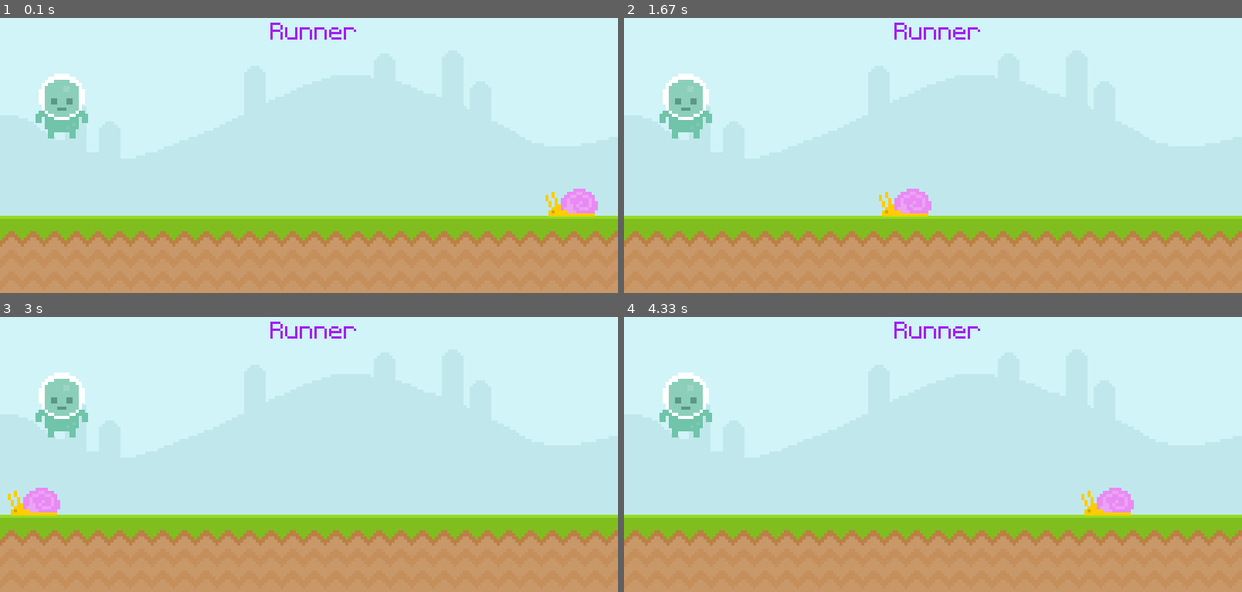
Above: before the commit, frames 1-4 (two rows, left to right).
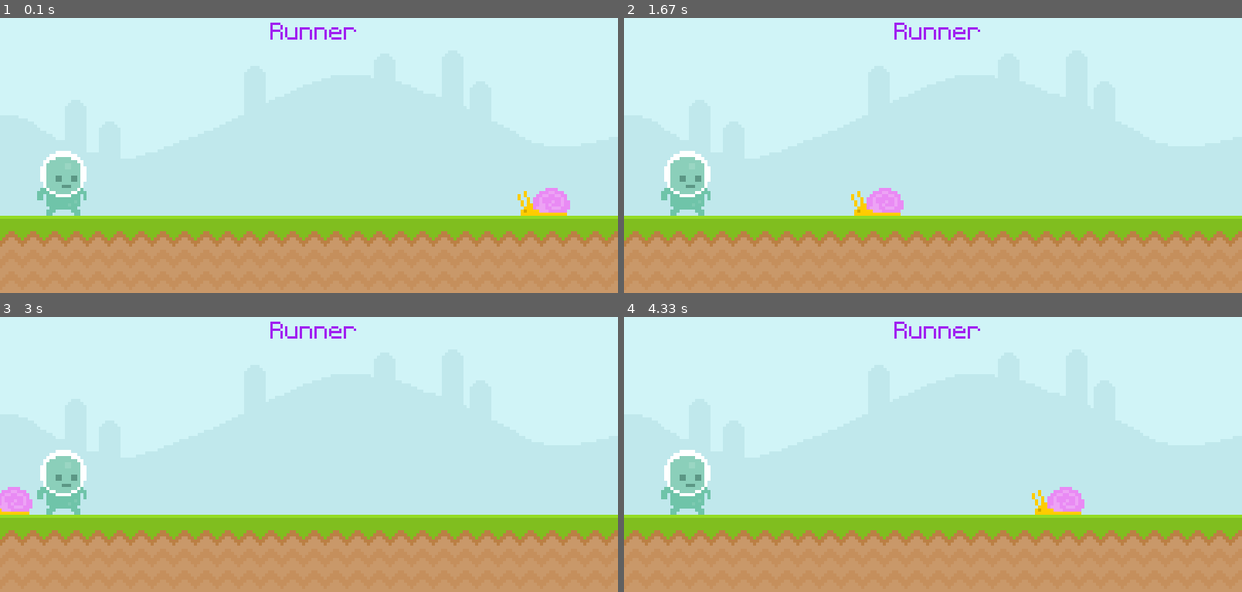
Above: after the commit, the same moments.

Repository: tarunKakani/pygame
Game: pygame game, started from runner/main.py
The game is run twice, just before and just after one commit, with the same random seed, the same clock (stepped at 60 frames per second) and the same inputs.
Inputs:
- Up to frame 1 (0.1 s): no input
- Up to frame 2 (1.67 s): no input
- Up to frame 3 (3 s): no input
- Up to frame 4 (4.33 s): no input

The runs differ from the first frame. In frame 1, 3.8% of the frame differs, in the area x 5-97%, y 20-73%; in frame 2, 3.8%; in frame 3, 3.5%; in frame 4, 4.1%, in the area x 5-83%, y 20-73%.

Commit message:
updated code

Diff:
--- a/runner/main.py
+++ b/runner/main.py
@@ -1,4 +1,5 @@
 import pygame as pg
+#.convert_alpha() not working
 pg.init()  # starting point of pygame, thats why it should be at the start
 
 width = 800
@@ -12,17 +13,17 @@
 text = pg.font.Font('runner/assets/font/Pixeltype.ttf', 50)
 text_surf = text.render('Runner',False, 'Purple')
 
+#snail
 snail = pg.image.load('runner/assets/graphics/snail/snail1.png')
-snail_x_pos = 730
+snail_rect = snail.get_rect(midbottom = (730,300))
 
 #player stand
-player = pg.image.load('runner/assets/graphics/Player/player_stand.png')
-player_rect = player.get_rect(midbottom = (80,200))
+player = pg.image.load('runner/assets/graphics/Player/player_walk_1.png')
+player_rect = player.get_rect(midbottom = (80,300)) #same position as ground
 
 screen = pg.display.set_mode((width, height))
 
 while running:
-
 
     for event in pg.event.get():
         if event.type == pg.QUIT:
@@ -33,12 +34,25 @@
     screen.blit(ground, (0,300))
     screen.blit(text_surf, (350,50))
 
-    snail_x_pos -= 4
-    if snail_x_pos < -100:
-        snail_x_pos = 800
-    screen.blit(snail, (snail_x_pos, 265))
+    # my way
+    # snail_rect[0] -= 4
+    # if snail_rect[0] < -100:
+    #     snail_rect[0] = 800
 
+    # more control on points
+    snail_rect.x -= 4
+    if snail_rect.right <= 0:
+        snail_rect.left = 800
+
+    screen.blit(snail, snail_rect)
     screen.blit(player, player_rect)
+
+    # collision
+    # if player_rect.colliderect(snail_rect):
+    #     print("Collision")
+
+
+
 
     # keys = pg.key.get_pressed()
     # if keys[pg.k_w]:
@@ -54,7 +68,6 @@
     #update
     pg.display.update()
 
-
     clock.tick(60)
     # dt = clock.tick(60)/1000 # 60 frames per second
 
